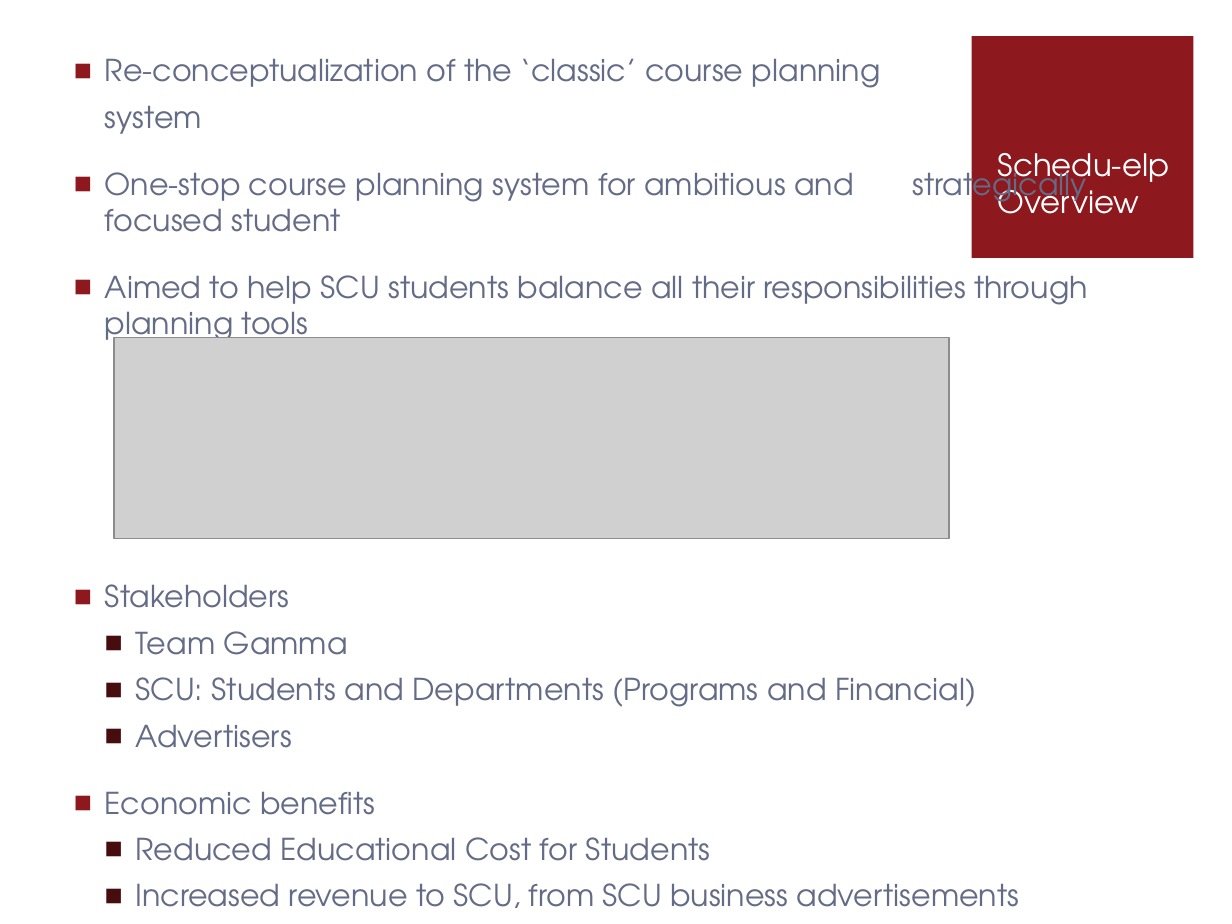
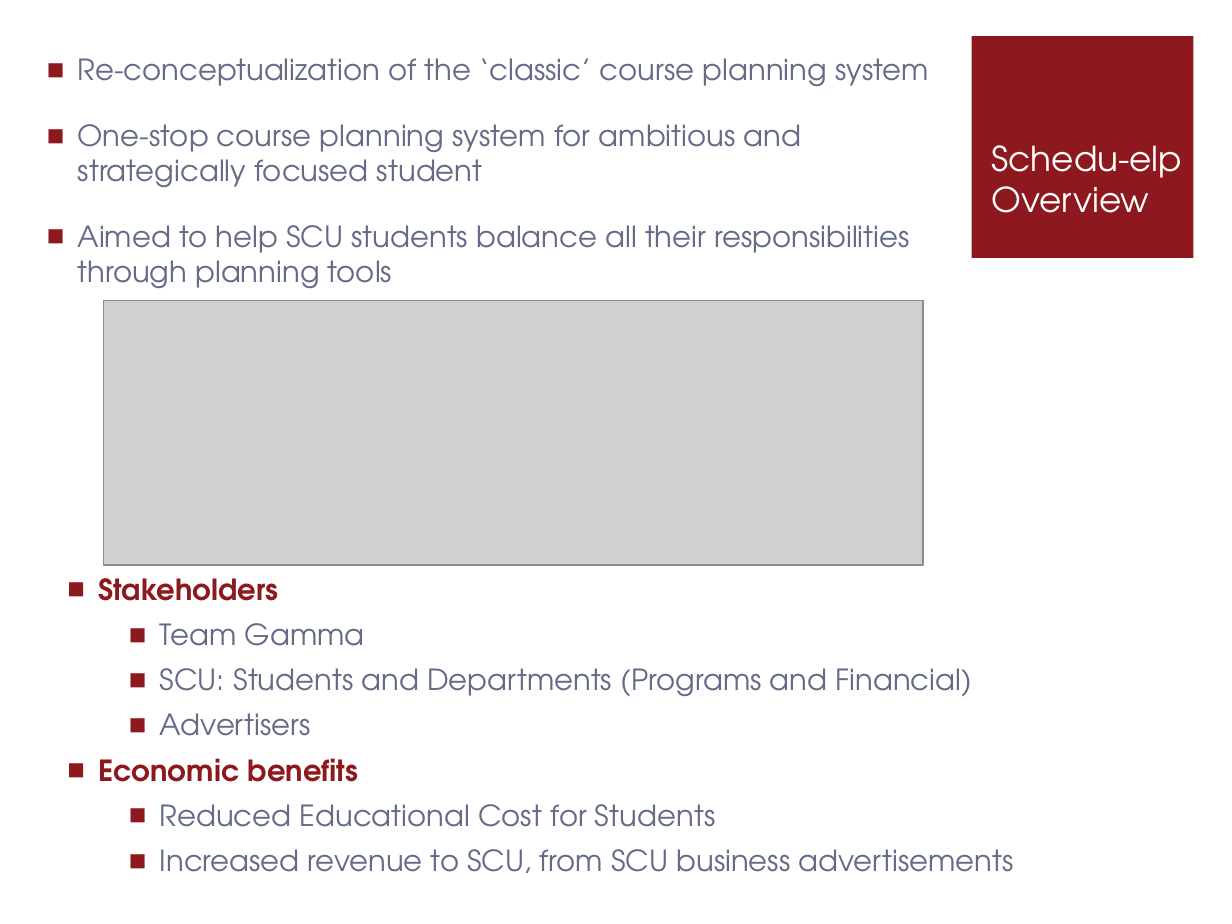
Before and after one commit to pganesan/schedu-elp, a slide deck: slide 3 of docs/Presentation_TeamGamma.pptx. Drawn at 1232x924 pixels with LibreOffice and Linux fonts; fonts in the diff are those of the drawing; grey boxes stand for pictures. Boxes give left, top, right and bottom in pixels: in the first picture for what was removed or moved away, otherwise in the second. Text is boxed around its words. In the diff, an @@ line names an element or a change of style, - is before the commit and + after.

Commit message:
presentation complete

```diff
--- a/docs/Presentation_TeamGamma.pptx
+++ b/docs/Presentation_TeamGamma.pptx
@@ text "Re-conceptualization of the ‘classic’ course ...": place and size @@
-text "Re-conceptualization of the ‘classic’ course ..." at (105, 58, 1088, 908)
+text "Re-conceptualization of the ‘classic’ course ..." at (78, 58, 929, 288)
@@ text at (78, 58, 929, 86): text changed; size 17.6 to 17 pt @@
-■ Re-conceptualization of the ‘classic’ course planning
-  system
+■ Re-conceptualization of the ‘classic’ course planning system
@@ title "Schedu-elp Overview": place and size @@
-title "Schedu-elp Overview" at (998, 153, 1169, 214)
+title "Schedu-elp Overview" at (992, 145, 1183, 213)
@@ title "Schedu-elp Overview" at (992, 145, 1183, 213): size 18 to 20 pt @@
@@ text at (78, 124, 909, 288): size 17.6 to 17 pt in "One-stop course planning system for ambitious and ...", "Aimed to help SCU students balance all ..." @@
@@ picture: place and size @@
-picture at (115, 338, 950, 538)
+picture at (103, 301, 923, 565)
@@ text added at (98, 578, 1014, 873), 17 pt, text #646B86 @@
+■ Stakeholders
+  ■ Team Gamma
+  ■ SCU: Students and Departments (Programs and Financial)
+  ■ Advertisers
+■ Economic benefits
+  ■ Reduced Educational Cost for Students
+  ■ Increased revenue to SCU, from SCU business advertisements
@@ text at (105, 584, 1020, 908): paragraphs removed @@
-■ Stakeholders
-  ■ Team Gamma
-  ■ SCU: Students and Departments (Programs and Financial)
-  ■ Advertisers
-■ Economic benefits
-  ■ Reduced Educational Cost for Students
-  ■ Increased revenue to SCU, from SCU business advertisements
```
Also in this commit, not shown: 5 other slides changed, 2 slides added, 2 slides removed, 1 other file.
